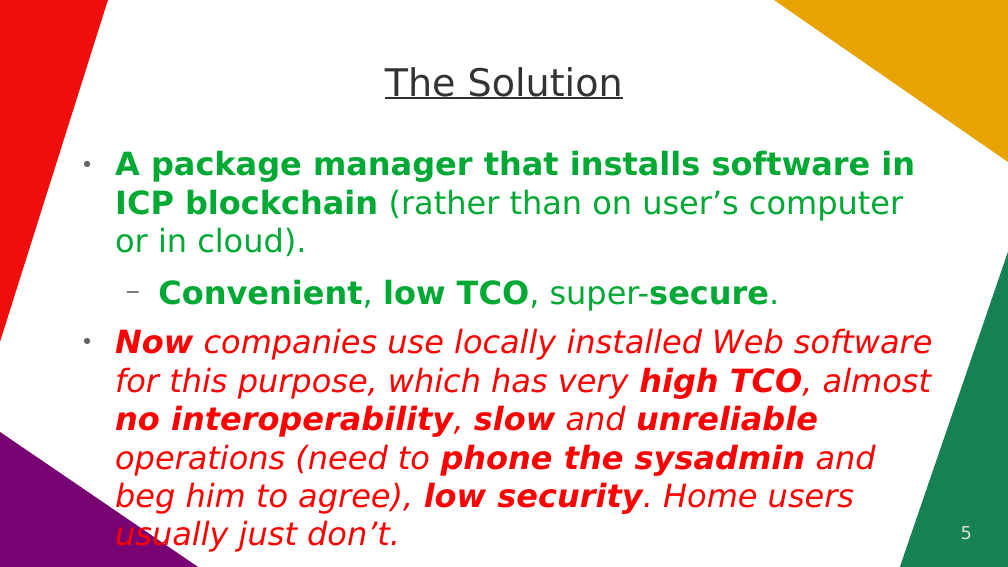
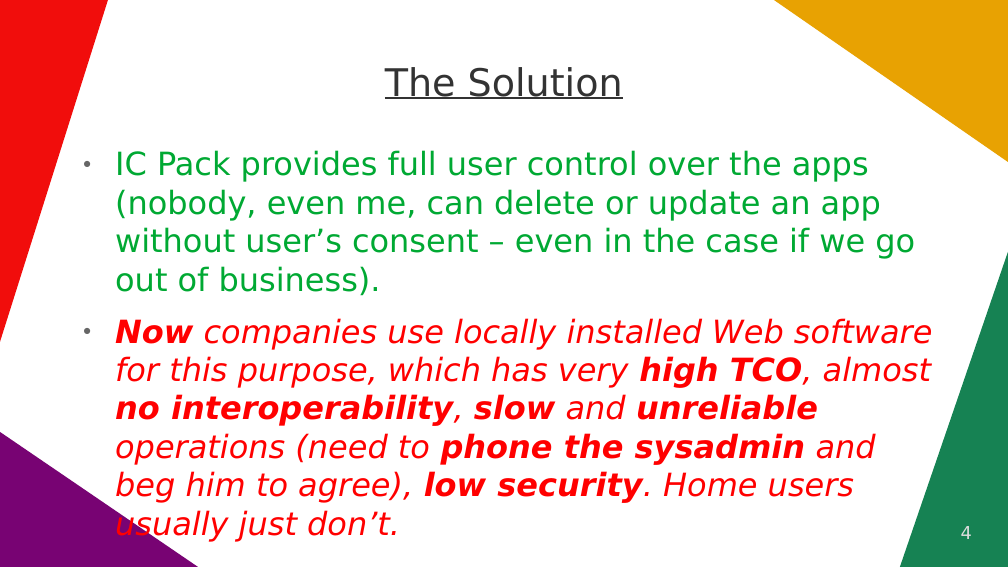
Before and after one commit to vporton/icp-package-manager, a slide deck: slide 4 of docs/long-pitchdeck.odp (slide 5 before the commit). Drawn at 1008x567 pixels with LibreOffice and Linux fonts; fonts in the diff are those of the drawing. Boxes give left, top, right and bottom in pixels: in the first picture for what was removed or moved away, otherwise in the second. Text is boxed around its words. In the diff, an @@ line names an element or a change of style, - is before the commit and + after.

```diff
--- a/docs/long-pitchdeck.odp
+++ b/docs/long-pitchdeck.odp
@@ text at <box>115,150,915,296</box>: text changed; bold off @@
-● A package manager that installs software in ICP blockchain (rather than on user’s computer or in cloud).
-  − Convenient, low TCO, super-secure.
+● IC Pack provides full user control over the apps (nobody, even me, can delete or update an app without user’s consent – even in the case if we go out of business).
@@ page number at <box>961,526,972,539</box>: text changed @@
-5
+4
```
Also in this commit, not shown: 2 other slides changed, 5 slides added, 1 slide removed, 1 other file.
